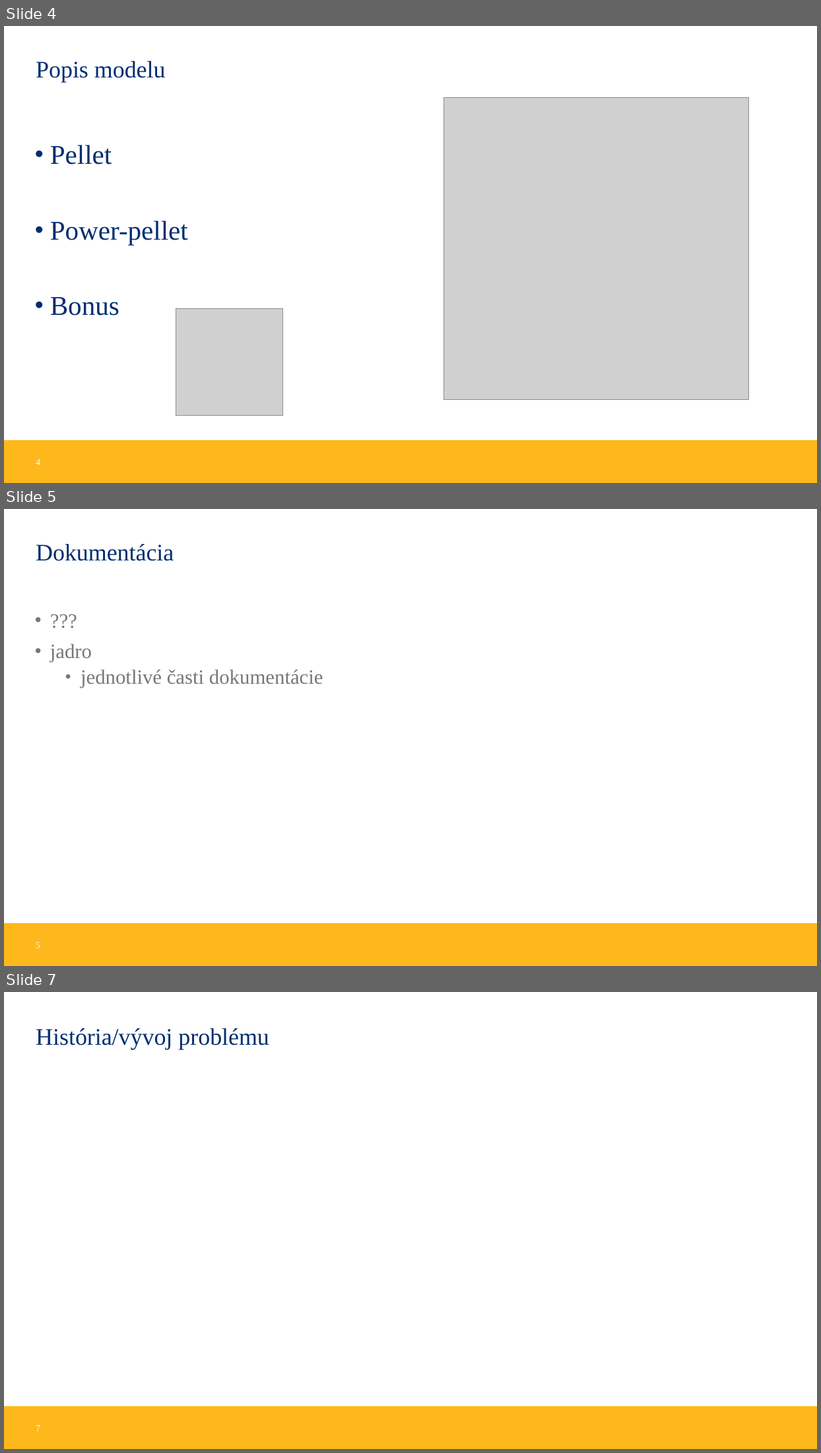
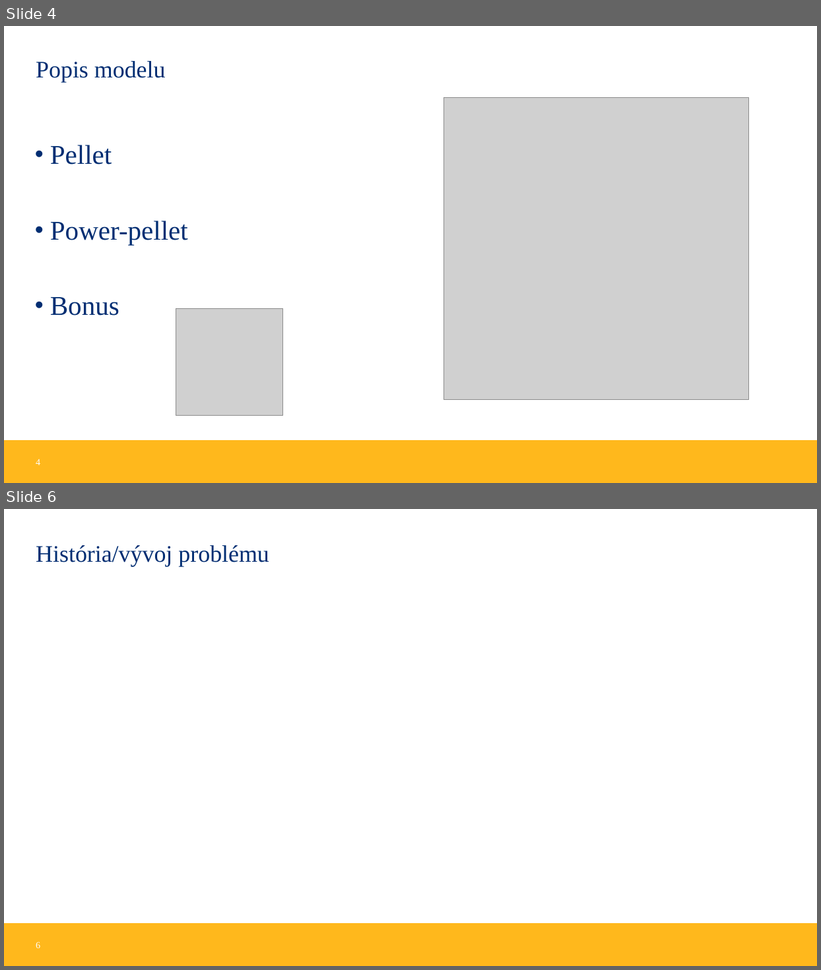
Before and after one commit to M4kovka/T2-PacMan, a slide deck: Pac-ManV3_animated.pptx. Shown one above the other, each under a label of ours: slides 4, 5 and 7 before the commit, slides 4 and 6 after it; the slides between them are not shown. The pictures are 821x1453 and 821x970 pixels, drawn with LibreOffice and Linux fonts; fonts in the diff are those of the drawing; grey boxes stand for pictures; background and template pictures are left out. Boxes give left, top, right and bottom in pixels: in the first picture for what was removed or moved away, otherwise in the second. Text is boxed around its words. In the diff, an @@ line names an element or a change of style, - is before the commit and + after.

```diff
--- a/Pac-ManV3_animated.pptx
+++ b/Pac-ManV3_animated.pptx
@@ slide 5 removed at (x1=4, y1=509, x2=817, y2=966), background #FFFFFF; not listed: 1 template element that a slide beside it also shows @@
@@ title removed at (x1=36, y1=544, x2=174, y2=561) @@
-Dokumentácia
@@ text removed at (x1=50, y1=644, x2=323, y2=689) @@
-• ???
-• jadro
-  • jednotlivé časti dokumentácie
@@ page number removed at (x1=36, y1=942, x2=40, y2=949) @@
-5
@@ what was slide 7 is now slide 6 @@
@@ page number at (x1=36, y1=942, x2=40, y2=949): text changed @@
-7
+6
```
Also in this commit, not shown: 3 slides changed, 2 other slides removed.
